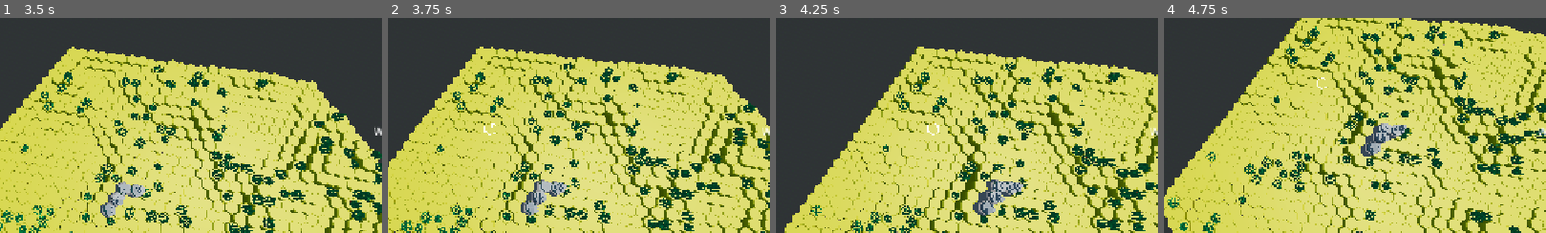
Above: before the commit, frames 1-4 (left to right).
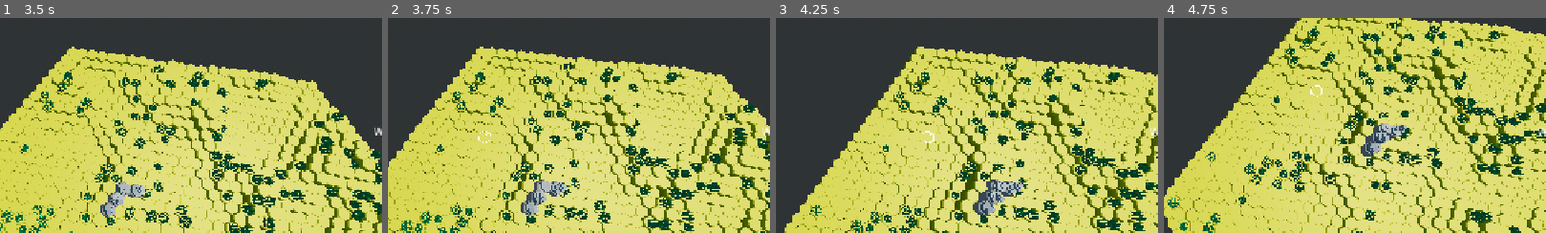
Above: after the commit, the same moments.

Repository: forzinkahd/HexaKingdomGameRepo
Game: Godot game, scene res://Scenes/GameScene.tscn
Two runs of this game, one before a commit and one after it. Both use one fixed random seed, a clock stepped at 60 frames per second and the inputs below.
Inputs (mouse positions are % of the whole screen's width and height, from its top left):
- Up to frame 1 (3.5 s): click "Generate" at 0.5 s; tap Enter at 1.25 s; move the mouse to (45, 70) at 1.27 s; hold W (MoveForward) 1.28-2.78 s; tap 2 (Build) at 1.35 s; click (45, 70) at 1.42 s; move the mouse to (80, 65) at 2.02 s; tap Q (RotateCameraLeft) at 2.1 s; move the mouse to (20, 35) at 2.77 s; hold A (MoveLeft) from 2.78 s (still down); hold E (RotateCameraRight) from 2.78 s (still down)
- Up to frame 2 (3.75 s): keep holding A (MoveLeft); move the mouse to (55, 50) at 3.52 s; release E (RotateCameraRight) at 3.53 s; tap 1 (Select) at 3.6 s; click (55, 50) at 3.67 s
- Up to frame 3 (4.25 s): keep holding A (MoveLeft)
- Up to frame 4 (4.75 s): move the mouse to (35, 25) at 4.27 s; release A (MoveLeft) at 4.28 s; hold S (MoveBackwards) from 4.28 s (still down); tap 2 (Build) at 4.35 s
The pictures show only the part of the screen within x 43-93%, y 24-74%; the shares and areas given below are measured in that part.

Frame 1 is identical in both runs. In frame 2, less than 0.1% of the frame differs, in the area x 23-29%, y 48-59%; in frame 3, less than 0.1%, in the area x 38-43%, y 48-59%; in frame 4, less than 0.1%.

Commit message:
improved tile selection
not yet perfect

Diff:
--- a/scripts/WorldGen/Voxel/chunk.gd
+++ b/scripts/WorldGen/Voxel/chunk.gd
@@ -34,42 +34,57 @@
 
 
 func voxel_at_point(hd: HitData) -> Voxel:
-	# Prefer ray intersection with ground plane (y = 0) to avoid cliffs blocking selection.
-	var p: Vector3 = _ray_hit_ground_plane(hd)
-	# Small bias so exact edges don’t flicker
+	var p: Vector3 = _ray_hit_plane_at_hit_y(hd)
 	p.x += 0.0001
 	p.z += 0.0001
 
-	var key: Vector2i
+	var key: Vector2i = _pick_offset_hex_xz(p) if WorldMap.is_map_staggered else _pick_axial_hex_xz(p)
+
+	# 1) collect candidates: guessed tile + 6 neighbors
+	var candidates: Array[Voxel] = []
+	var v0: Voxel = voxels_by_xz.get(key)
+	if v0 != null:
+		candidates.append(v0)
+
+	# choose correct neighbor dirs based on parity (matches your WorldMap logic)
+	var dirs := VoxelData.HEXAGONAL_NEIGHBOR_DIRECTIONS
 	if WorldMap.is_map_staggered:
-		key = _pick_offset_hex_xz(p)
-	else:
-		key = _pick_axial_hex_xz(p)
+		dirs = VoxelData.NEIGHBOR_DIRECTIONS_EVEN if (key.x % 2 == 0) else VoxelData.NEIGHBOR_DIRECTIONS_ODD
 
-	var v: Voxel = voxels_by_xz.get(key)
-	if v != null:
-		return v
+	for d in dirs:
+		var nk := Vector2i(key.x + int(d.x), key.y + int(d.y))
+		var nv: Voxel = voxels_by_xz.get(nk)
+		if nv != null:
+			candidates.append(nv)
 
+	# 2) pick the candidate whose center is closest to p.xz
+	if not candidates.is_empty():
+		var best: Voxel = candidates[0]
+		var best_d := INF
+		for c in candidates:
+			var d2 := Vector2(c.world_position.x, c.world_position.z).distance_squared_to(Vector2(p.x, p.z))
+			if d2 < best_d:
+				best_d = d2
+				best = c
+		return best
+
+	# fallback
 	return _fallback_nearest_by_xz(p)
 
 
-func _ray_hit_ground_plane(hd: HitData) -> Vector3:
-	# Plane y=0 (world base). If your base isn’t 0, change this.
-	var plane_y: float = 0.0
+func _ray_hit_plane_at_hit_y(hd: HitData) -> Vector3:
+	# Use the height of what we actually hit (top of voxel, cliff face, etc.)
+	var plane_y := hd.point.y
 
-	var dir_y: float = hd.ray_dir.y
+	var dir_y := hd.ray_dir.y
 	if abs(dir_y) < 0.00001:
-		# Ray is almost parallel to plane; fallback to collision point
 		return hd.point
 
-	var t: float = (plane_y - hd.ray_origin.y) / dir_y
-
-	# If plane is behind the camera (t < 0), fallback to collision point
+	var t := (plane_y - hd.ray_origin.y) / dir_y
 	if t < 0.0:
 		return hd.point
 
 	return hd.ray_origin + hd.ray_dir * t
-
 
 
 func _pick_axial_hex_xz(p: Vector3) -> Vector2i:
